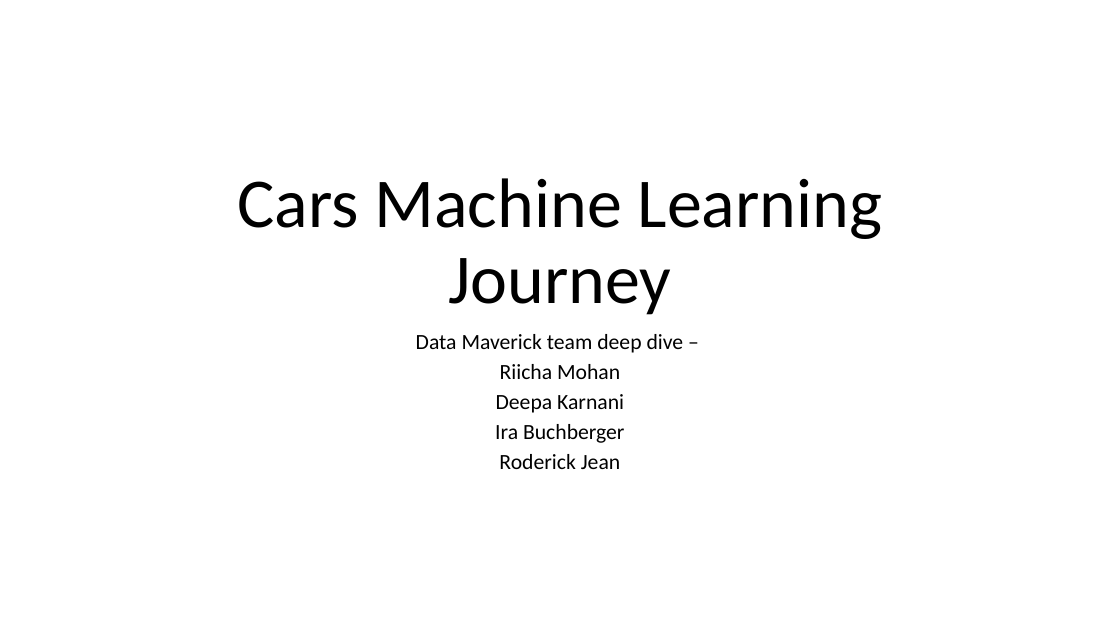
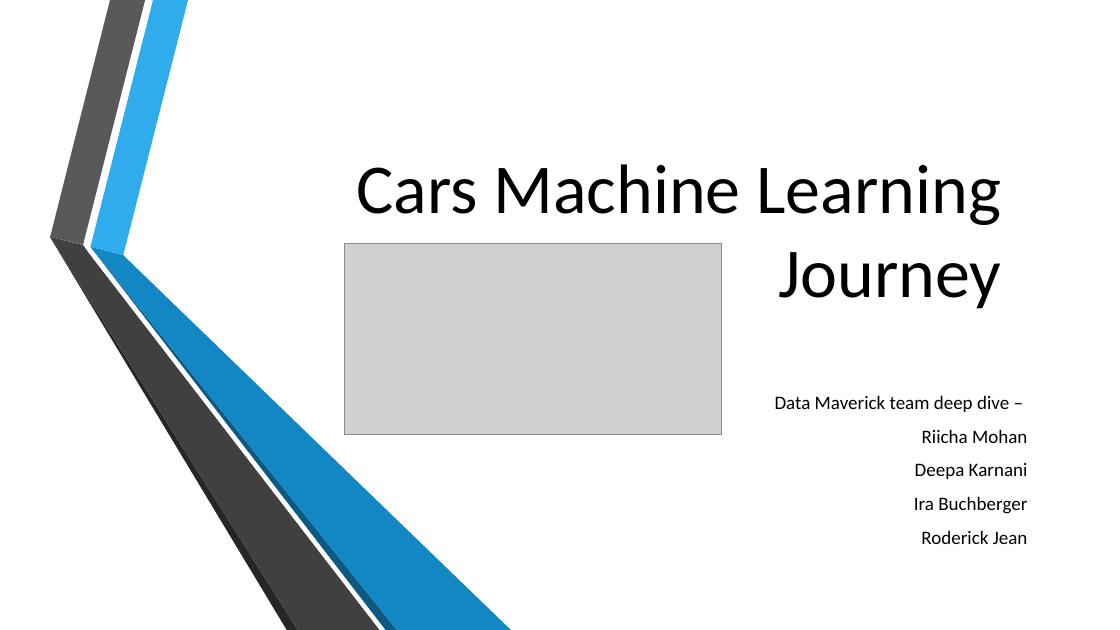
Before and after one commit to TheDataMavericks/DK, a slide deck: slide 1 of img/Cars Machine Learning Journey.pptx. Drawn at 1120x630 pixels with LibreOffice and Linux fonts; fonts in the diff are those of the drawing; grey boxes stand for pictures; background and template pictures are left out. Boxes give left, top, right and bottom in pixels: in the first picture for what was removed or moved away, otherwise in the second. Text is boxed around its words. In the diff, an @@ line names an element or a change of style, - is before the commit and + after.

```diff
--- a/img/Cars Machine Learning Journey.pptx
+++ b/img/Cars Machine Learning Journey.pptx
@@ title "Cars Machine Learning Journey": place and size @@
-title "Cars Machine Learning Journey" at bbox=[237, 178, 883, 315]
+title "Cars Machine Learning Journey" at bbox=[356, 164, 1001, 309]
@@ title "Cars Machine Learning Journey" at bbox=[356, 164, 1001, 309]: alignment centre to right; line spacing 0.9 to 1 @@
@@ group added at bbox=[50, 0, 512, 630]: 6 freeform shapes @@
@@ picture added at bbox=[344, 244, 723, 434] @@
@@ subtitle "Data Maverick team deep dive ...": place and size @@
-subtitle "Data Maverick team deep dive ..." at bbox=[416, 334, 684, 469]
+subtitle "Data Maverick team deep dive ..." at bbox=[775, 395, 1028, 544]
@@ subtitle "Data Maverick team deep dive ..." at bbox=[775, 395, 1028, 544]: size 18.6 to 16.3 pt; alignment centre to right; line spacing 0.7 to 1 @@
```
Also in this commit, not shown: 13 other slides changed, 9 slides added, 4 slides removed, 2 other files.
